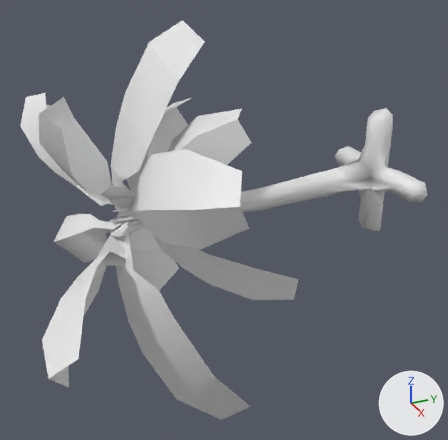
The glTF model client/assets/models/trees/palm_2.glb as it was, and as the next commit left it.
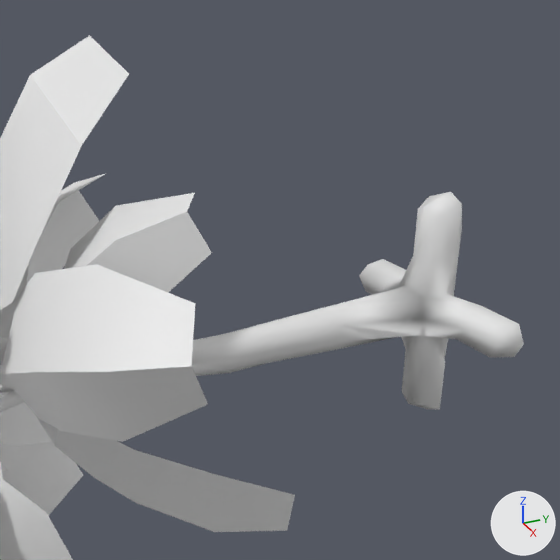
Old and new are each drawn whole from a 50 mm camera at (0.268, -0.212, 0.122) aimed at (0.001, -0.091, -0.011) and again close up on the part from 29% to 100% of the width and 0% to 72% of the height. The axes (+X, +Y, +Z) are drawn at lower right. The lights are the same throughout. Vertices at the same position are counted once.

Objects in the first close-up: 'palm_2'.
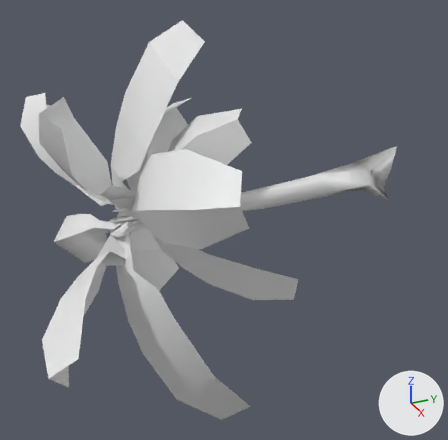
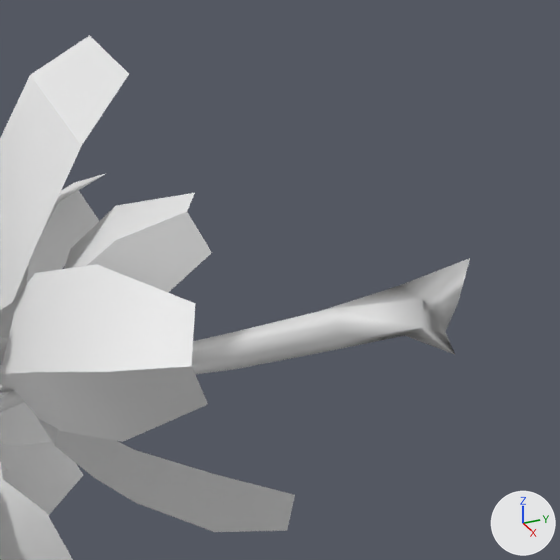
Location of each change, [x1, y1, x2, y2] in pixels of the close-ups (560 x 560 px):
'palm_2', reshaped: before [0, 35, 524, 560]; after [0, 35, 470, 560]
part 1 of me_grid_008, cut back: before [192, 192, 524, 410]; after [192, 258, 470, 354]

The change in detail:
me_grid_008 is used by ob_palm_2; location (0.0, 0.0, 0.0).
me_grid_008 had 338 vertices, 480 faces and spanned x -0.074..0.072, y -0.194..0.012, z -0.097..0.084.
me_grid_008 now has 282 vertices, 370 faces and spans x -0.074..0.072, y -0.194..0.011, z -0.097..0.084.
Part 1, on me_grid_008:
66 vertices are removed from x -0.037..0.038, y -0.099..0.012, z -0.037..0.037.
160 faces are deleted.
1 vertex moves from x 0.0, y 0.011, z -0.009 to x 0.004, y 0.007, z -0.008.
10 vertices are added at x -0.014..0.011, y -0.072..0.009, z -0.015..0.019.
50 new faces join them.
